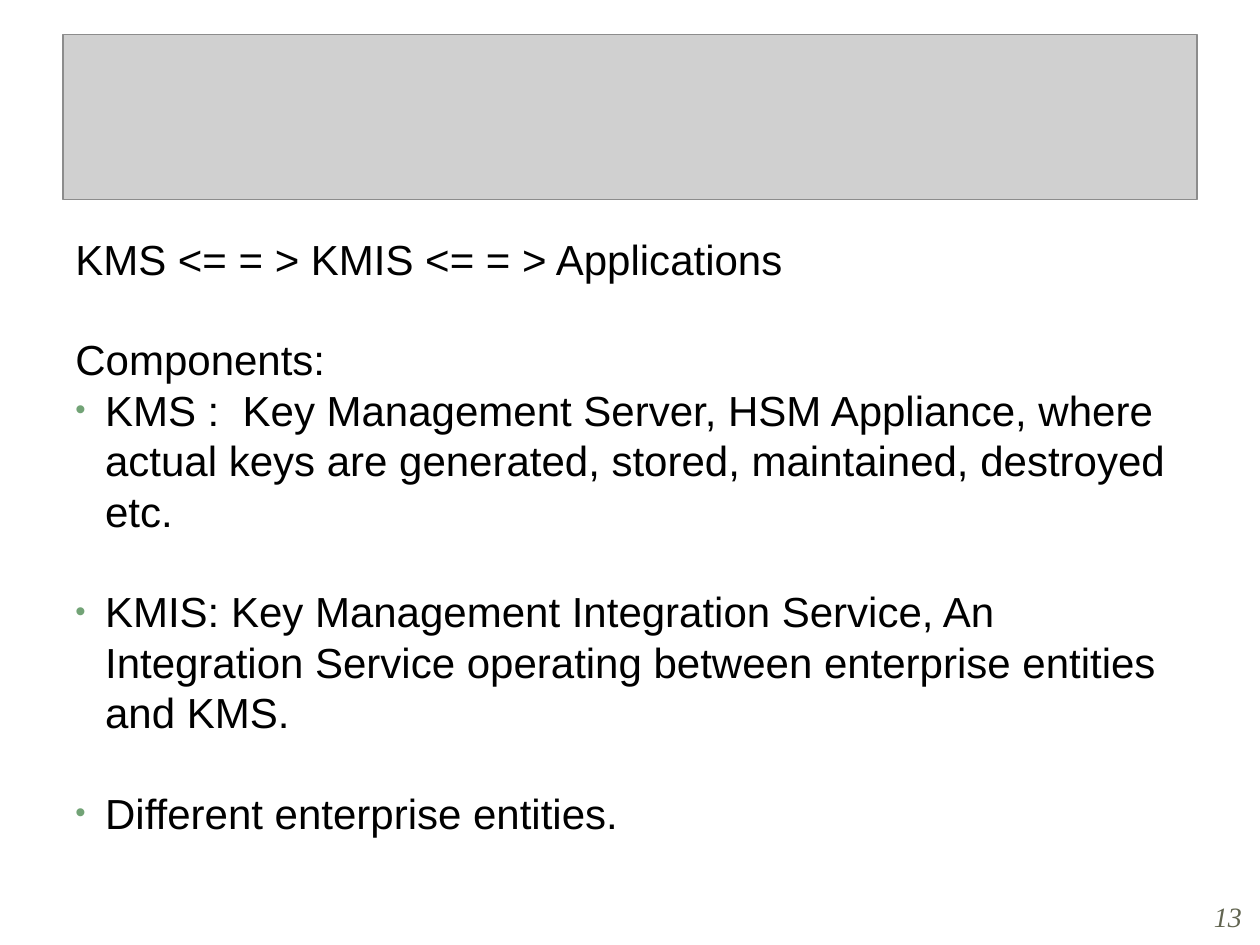
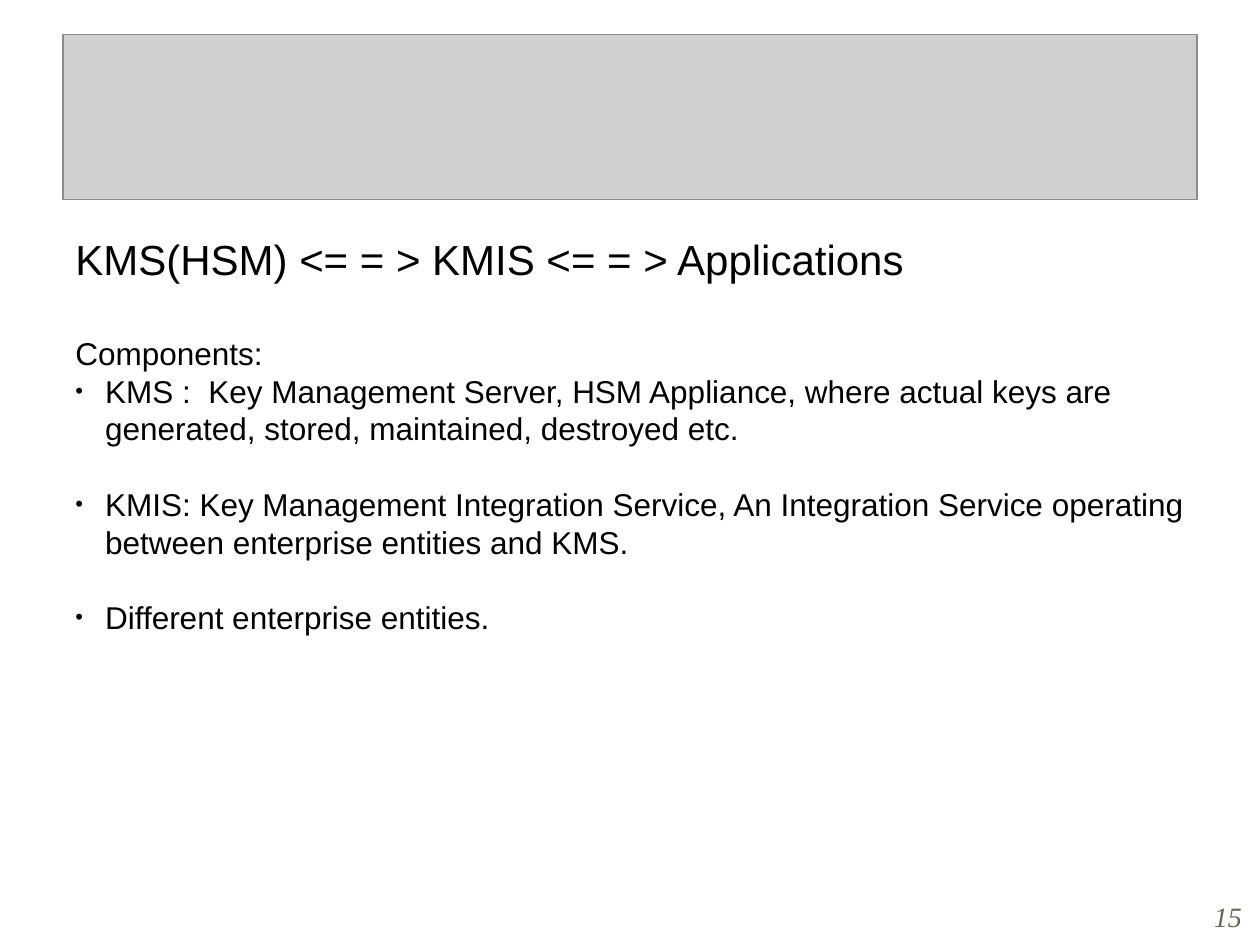
Before and after one commit to sedukull/pykmip-ws, a slide deck: slide 15 of docs/KMIP_Presentation.ppt (slide 13 before the commit). Drawn at 1260x945 pixels with LibreOffice and Linux fonts; fonts in the diff are those of the drawing; grey boxes stand for pictures; background and template pictures are left out. Boxes give left, top, right and bottom in pixels: in the first picture for what was removed or moved away, otherwise in the second. Text is boxed around its words. In the diff, an @@ line names an element or a change of style, - is before the commit and + after.

```diff
--- a/docs/KMIP_Presentation.ppt
+++ b/docs/KMIP_Presentation.ppt
@@ text at [75,244,903,283]: text changed @@
-KMS <= = > KMIS <= = > Applications
+KMS(HSM) <= = > KMIS <= = > Applications
@@ text at [75,343,1183,635]: size 24 to 18 pt in "Components:", "KMS : Key Management Server, HSM Appliance, ...", "KMIS: Key Management Integration Service, An Integration ...", "Different enterprise entities."; bullet colour #72A376 to #000000 @@
@@ page number at [1214,908,1242,928]: text changed @@
-13
+15
```
Also in this commit, not shown: 12 other slides changed, 4 slides added, 1 slide removed, 8 other files.
